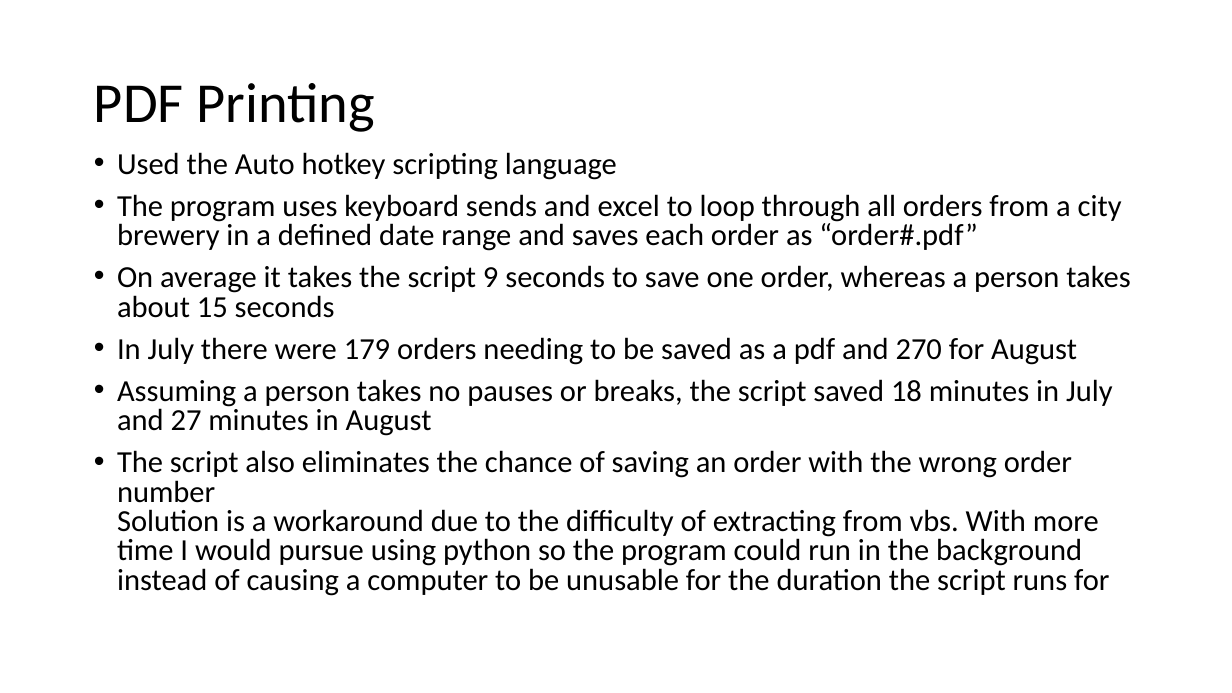
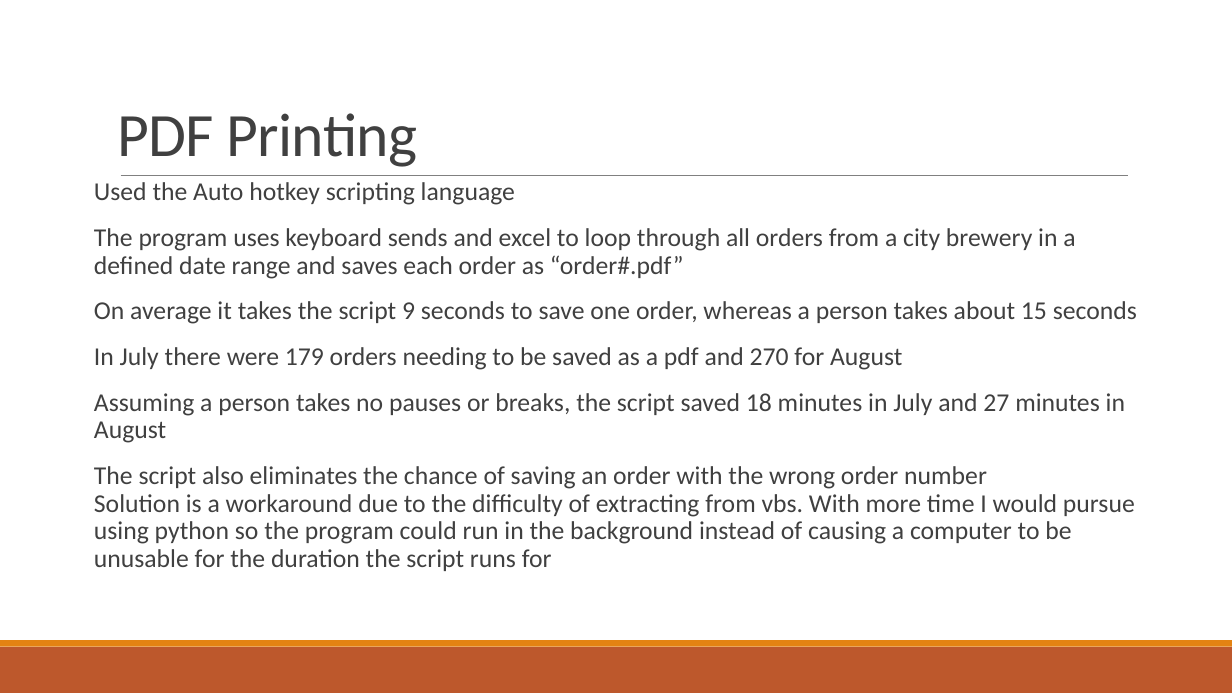
Before and after one commit to therikshak/Summer2017Projects, a slide deck: slide 2 of Documentation/Erik_Summer_Deck.pptx (slide 1 before the commit). Drawn at 1232x693 pixels with LibreOffice and Linux fonts; fonts in the diff are those of the drawing. Boxes give left, top, right and bottom in pixels: in the first picture for what was removed or moved away, otherwise in the second. Text is boxed around its words. In the diff, an @@ line names an element or a change of style, - is before the commit and + after.

```diff
--- a/Documentation/Erik_Summer_Deck.pptx
+++ b/Documentation/Erik_Summer_Deck.pptx
@@ title "PDF Printing": place and size @@
-title "PDF Printing" at <box>94,83,375,132</box>
+title "PDF Printing" at <box>117,113,417,167</box>
@@ title "PDF Printing" at <box>117,113,417,167</box>: size 44 to 48 pt, text colour #000000 to #404040, letter spacing 0 to -0.5 pt; line spacing 0.9 to 0.85; vertical alignment middle to bottom @@
@@ text "Used the Auto hotkey scripting ...": place and size @@
-text "Used the Auto hotkey scripting ..." at <box>117,152,1131,596</box>
+text "Used the Auto hotkey scripting ..." at <box>94,182,1137,571</box>
@@ text "Used the Auto hotkey scripting ..." at <box>94,182,1137,571</box>: size 23.8 to 20 pt, text colour #000000 to #404040; bullet • to  ; line spacing 0.8 to 0.9; more space between paragraphs @@
@@ line added from (121, 176) to (1128, 176), #808080 0.5 pt @@
@@ rectangle added at <box>0,647,1232,693</box>, fill #BD582C @@
@@ rectangle added at <box>0,640,1232,647</box>, fill #E48312 @@
```
Also in this commit, not shown: 8 other slides changed, 3 slides added, 11 other files.
